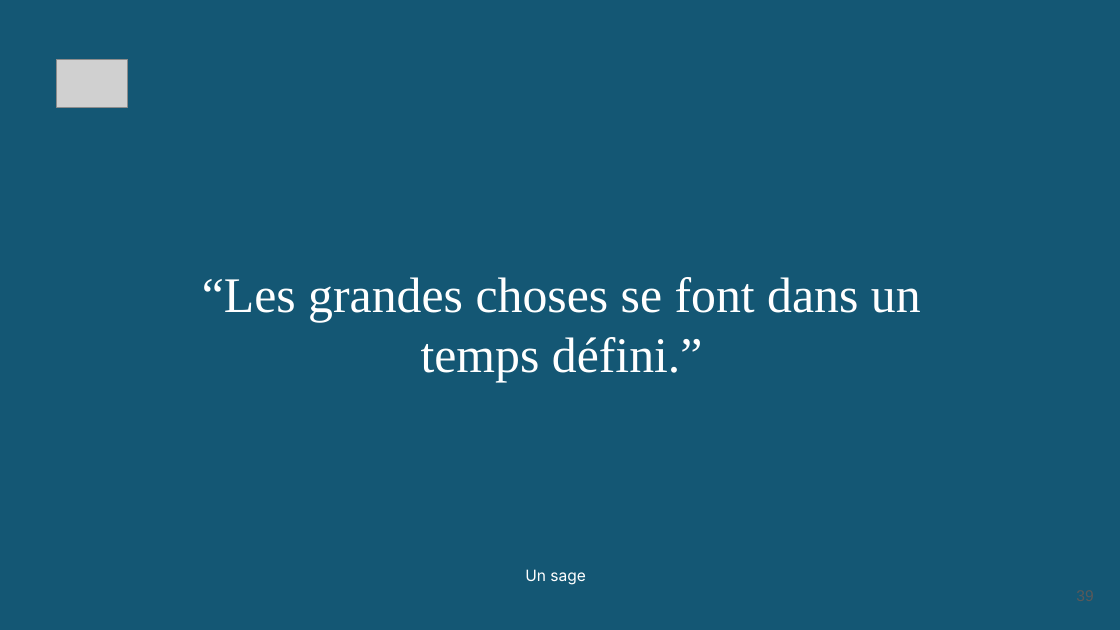
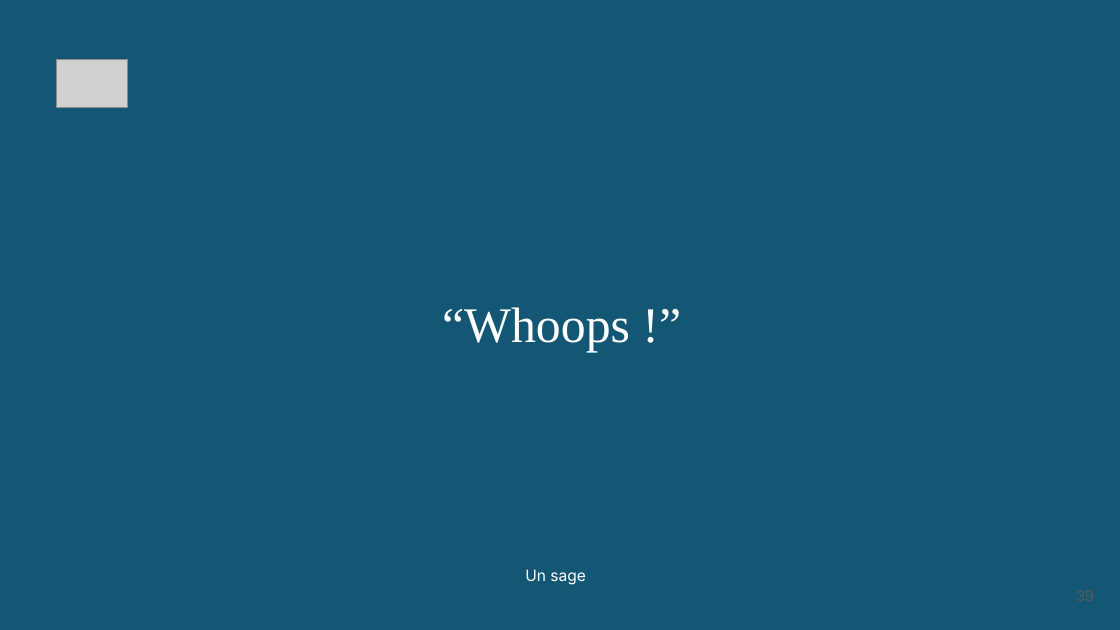
Before and after one commit to MKrouma/Jedha_Presentation, a slide deck: slide 39 of Jedha_certification.pptx. Drawn at 1120x630 pixels with LibreOffice and Linux fonts; fonts in the diff are those of the drawing; grey boxes stand for pictures. Boxes give left, top, right and bottom in pixels: in the first picture for what was removed or moved away, otherwise in the second. Text is boxed around its words. In the diff, an @@ line names an element or a change of style, - is before the commit and + after.

```diff
--- a/Jedha_certification.pptx
+++ b/Jedha_certification.pptx
@@ title at box(442, 307, 630, 352): text changed @@
-“Les grandes choses se font dans un temps défini.”
+“Whoops !”
```
Also in this commit, not shown: 1 other slide changed, 4 slides added, 4 slides removed.
